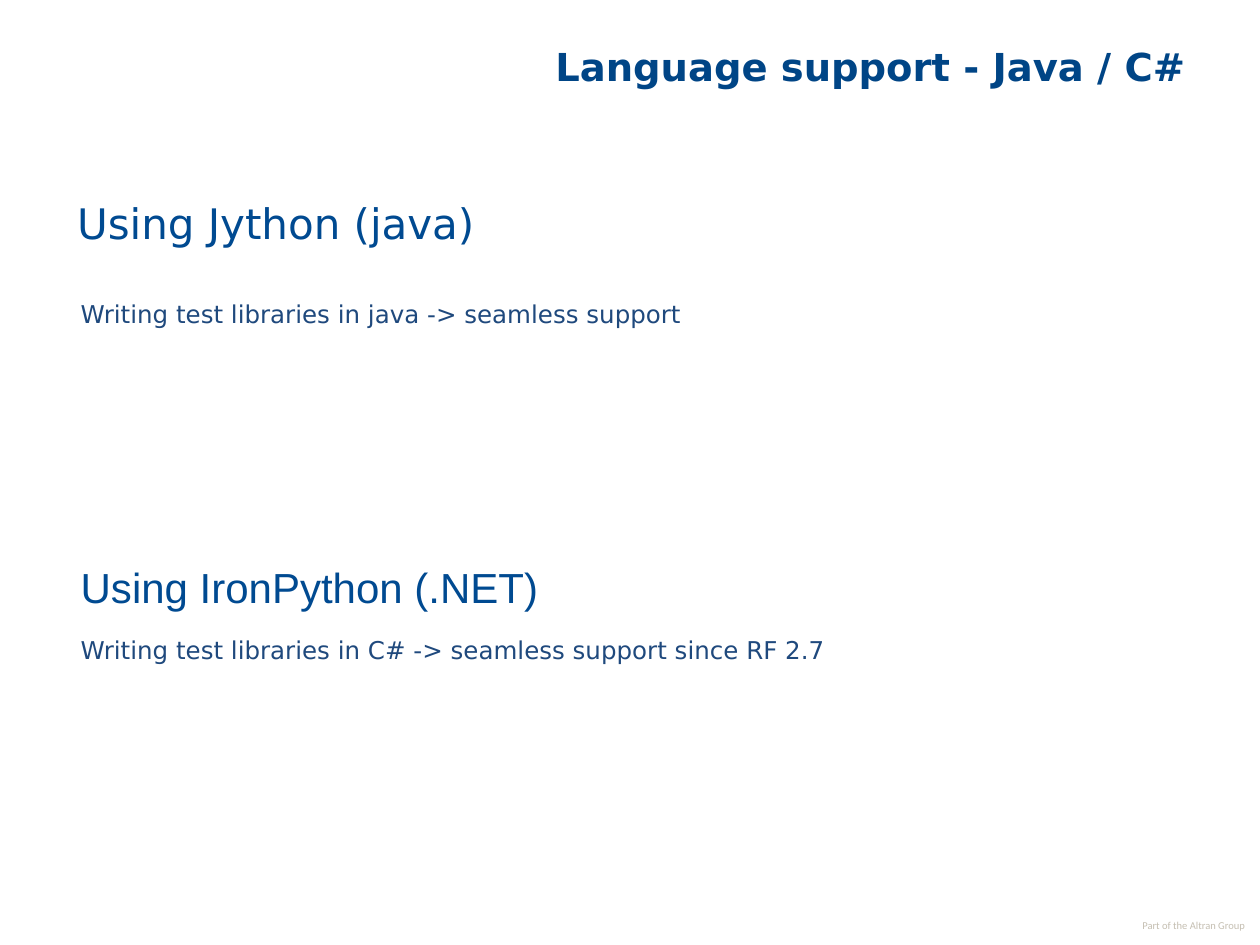
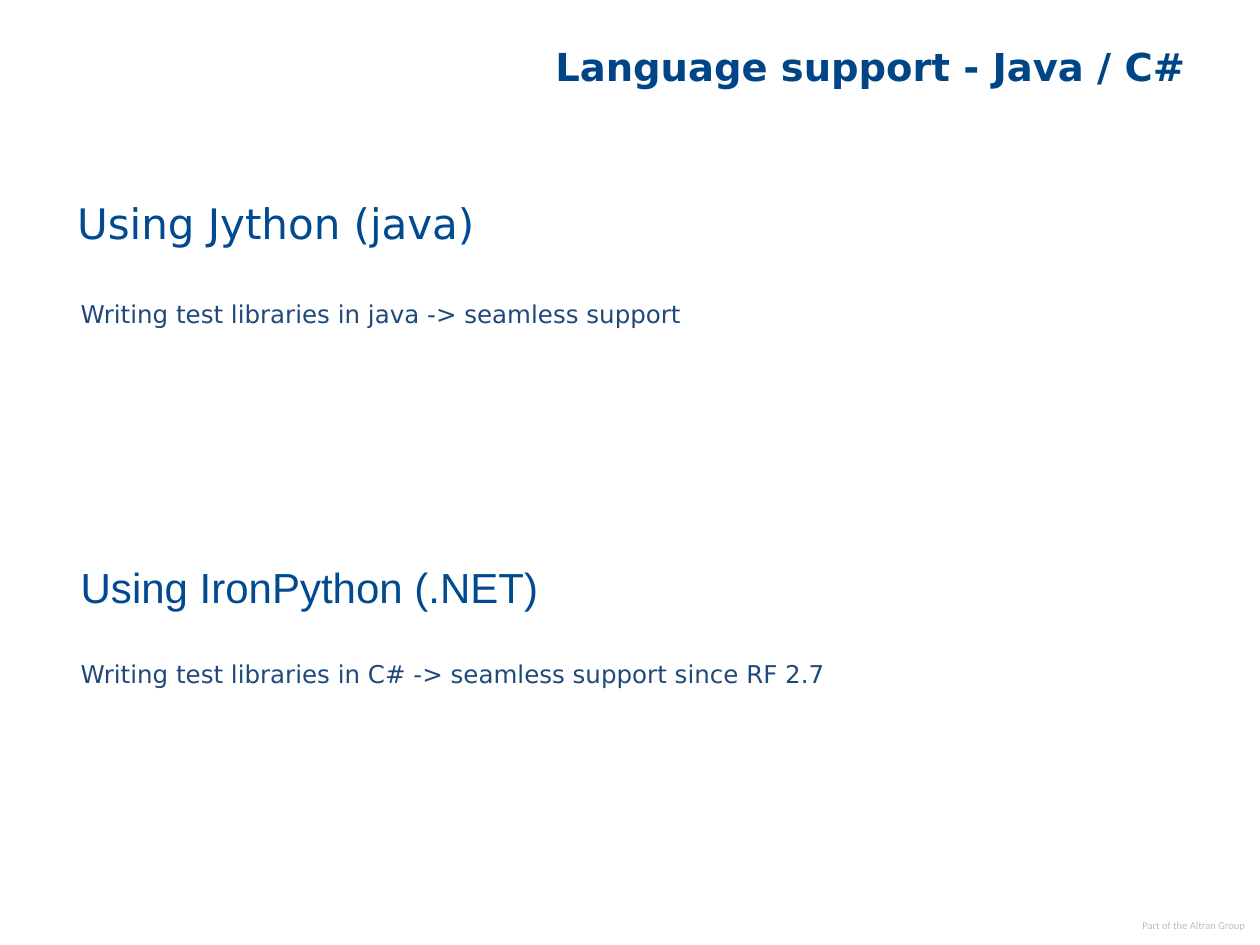
Before and after one commit to maartenvds/robot-framework-examples, a slide deck: slide 37 of documentation/P&B Robot Framework.odp (slide 36 before the commit). Drawn at 1260x945 pixels with LibreOffice and Linux fonts; fonts in the diff are those of the drawing; background and template pictures are left out. Boxes give left, top, right and bottom in pixels: in the first picture for what was removed or moved away, otherwise in the second. Text is boxed around its words. In the diff, an @@ line names an element or a change of style, - is before the commit and + after.

```diff
--- a/documentation/P&B Robot Framework.odp
+++ b/documentation/P&B Robot Framework.odp
@@ text "Writing test libraries in C# ...": place and size @@
-text "Writing test libraries in C# ..." at <box>81,640,824,664</box>
+text "Writing test libraries in C# ..." at <box>81,664,824,688</box>
```
Also in this commit, not shown: 8 other slides changed, 2 slides added, 1 slide removed, 4 other files.
